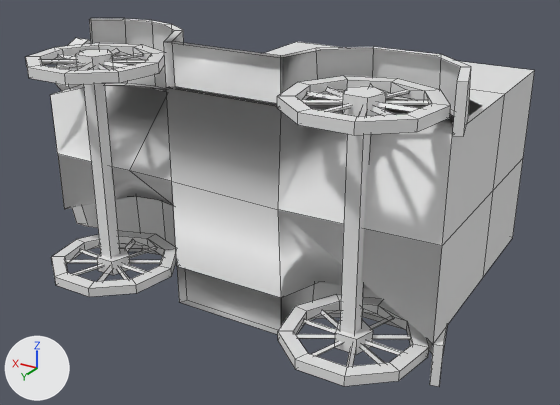
What one commit did to the OBJ model assets/model_t/model.obj.
Before and after are seen from a 50 mm lens placed at (-1.63, 2.06, 1.17), pointed at (-0.04, -0.59, -0.15). The lights are fixed; the arrows at lower left show +X, +Y and +Z. The older version comes first. Mesh edges are drawn as thin lines. Where no turn or scale is listed for an object, it has been applied to the vertices.

Names of what the first picture shows: 'WheelBackR', 'WheelBackR.001', 'WheelBackR.002', 'WheelBackR.003', 'axles', 'body'.
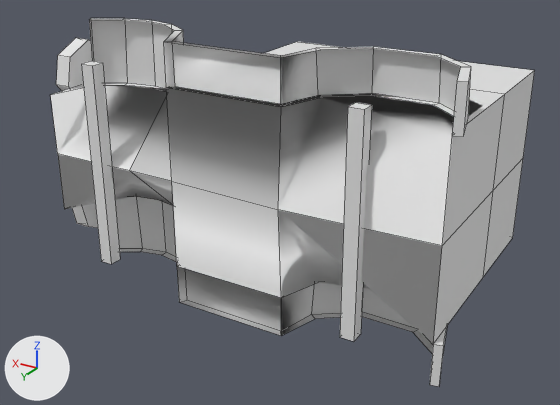
The newer file is also turned or shifted as a whole; pictures and numbers use the older file's frame.

Where the change shows, as pixel boxes [x1, y1, x2, y2] in the pictures (560 x 405 px):
'WheelBackR.002', deleted
    before: [277, 76, 451, 135]
'WheelBackR', deleted
    before: [278, 294, 429, 386]
'WheelBackR.001', deleted
    before: [51, 231, 177, 297]
'WheelBackR.003', deleted
    before: [26, 43, 165, 85]

Diff of the bpy script that builds the scene:
```diff
--- a/assets/model_t/model.obj.py
+++ b/assets/model_t/model.obj.py
@@ ob_wheelbackr @@
-ob_wheelbackr = bpy.data.objects.new('WheelBackR', me_wheelbackr)
-ob_wheelbackr.location = (0.0, 0.0, 0.0)
@@ ob_wheelbackr_001 @@
-ob_wheelbackr_001 = bpy.data.objects.new('WheelBackR.001', me_wheelbackr_001)
-ob_wheelbackr_001.location = (0.0, 0.0, 0.0)
@@ ob_wheelbackr_002 @@
-ob_wheelbackr_002 = bpy.data.objects.new('WheelBackR.002', me_wheelbackr_002)
-ob_wheelbackr_002.location = (0.0, 0.0, 0.0)
@@ ob_wheelbackr_003 @@
-ob_wheelbackr_003 = bpy.data.objects.new('WheelBackR.003', me_wheelbackr_003)
-ob_wheelbackr_003.location = (0.0, 0.0, 0.0)
```
